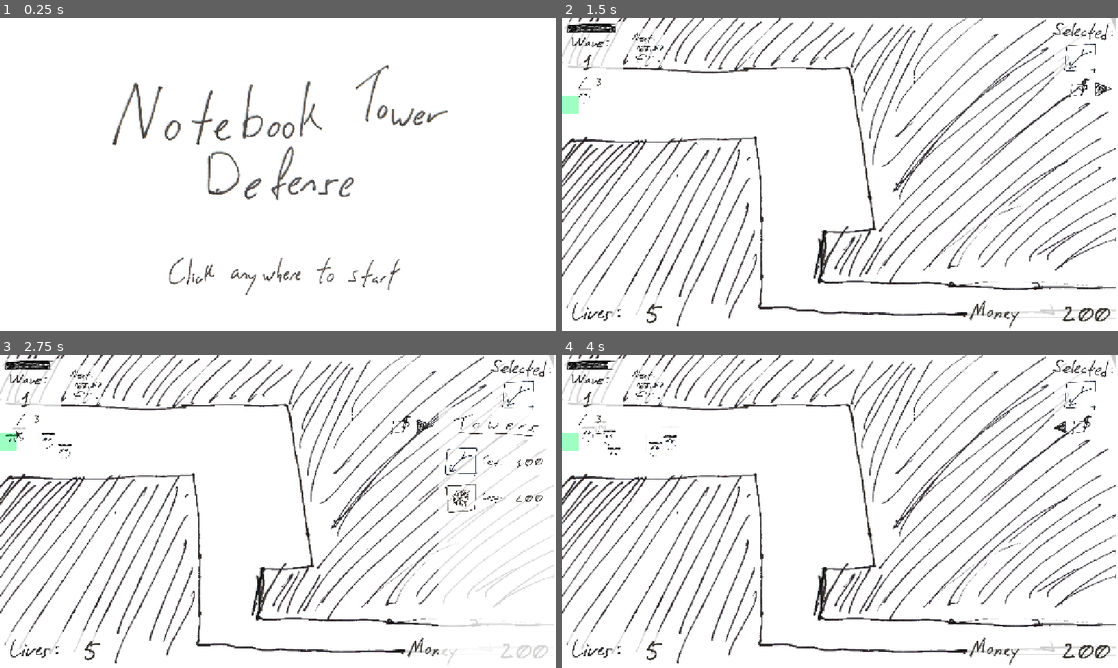
Above: before the commit, frames 1-4 (two rows, left to right).
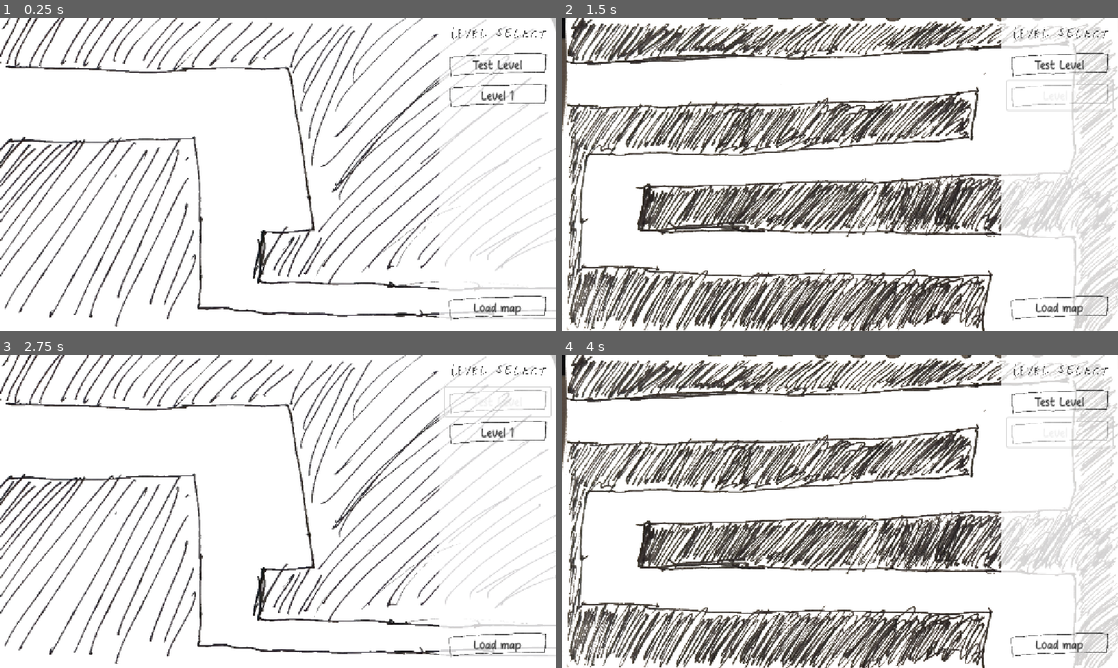
Above: after the commit, the same moments.

Repository: OzuYatamutsu/notebook-tower-defense
Game: Godot game, scene res://levels/MapSelect.tscn
Two runs of this game, one before a commit and one after it. Both use one fixed random seed, a clock stepped at 60 frames per second and the inputs below. Before the commit the project starts from res://levels/StartScreen.tscn.
Inputs (mouse positions are in pixels of both pictures, inside the frame that each line leads up to):
- Up to frame 1 (0.25 s): no input
- Up to frame 2 (1.5 s): click (1056, 96) at 0.5 s, where only the run after the commit has a clickable "Level 1"; click (1101, 89) at 1.27 s
- Up to frame 3 (2.75 s): click (494, 401) at 2 s, where only the run after the commit has a clickable "Test Level"
- Up to frame 4 (4 s): click (1056, 433) at 2.75 s, where only the run after the commit has a clickable "Level 1"; click (984, 426) at 3.52 s

The runs differ from the first frame. In frame 1, 14% of the frame differs, in the area x 0-100%, y 0-99%; in frame 2, 41%; in frame 3, 16%; in frame 4, 41%, in the area x 0-100%, y 0-100%.

Commit message:
Set start screen to map select

Diff:
--- a/project.godot
+++ b/project.godot
@@ -11,7 +11,7 @@
 [application]
 
 config/name="Notebook Tower Defense"
-run/main_scene="uid://i7ifmy5nq12p"
+run/main_scene="uid://dj8dl22g5mvxh"
 config/features=PackedStringArray("4.4", "GL Compatibility")
 config/icon="res://icon.svg"
 
